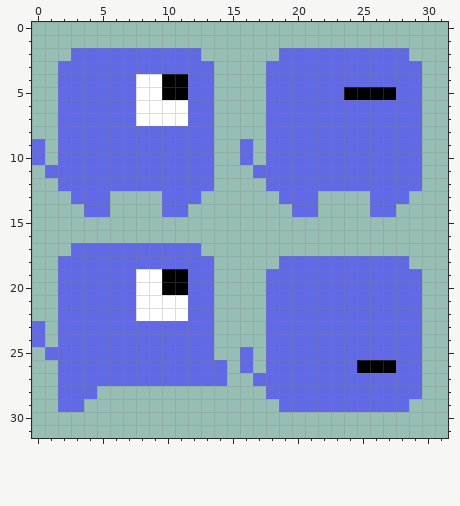
Pixel-art sprite -- Assets/Textures/square.png. That is the earlier state.
The file is 32x32 pixels.
And afterwards:
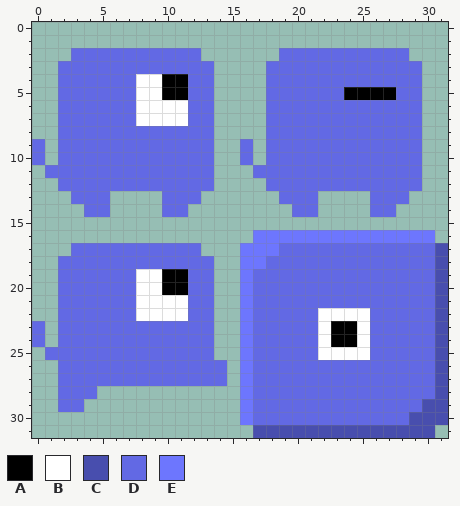
Palette (. is transparent): A #000000  B #ffffff  C #484eae  D #6269e4  E #6d76fe
Author's note on the commit: Edit corpse texture
Edits made:
Colour D becomes colour A in rows 23 to 24 at x 23 to 24.
Colour D becomes colour B in row 22 at x 22 to 25; in rows 23 to 24 at x 22 and 25; in row 25 at x 22 to 25.
The author put colour C in rows 17 to 28 at x 31; in row 29 at x 30 to 31; in row 30 at x 29 to 31; in row 31 at x 17 to 30.
The author put colour D in row 17 at x 19 to 30; in row 18 at x 18 and 29 to 30; in rows 19 to 26 at x 17 and 30; in row 27 at x 30; in row 28 at x 17 and 30; in row 29 at x 17 to 18 and 29.
The author put colour D in row 30 at x 17 to 28.
Colour A becomes colour D in row 26 at x 25 to 27.
The author put colour E in row 16 at x 17 to 30; in row 17 at x 16 to 18; in row 18 at x 16 to 17; in rows 19 to 24 at x 16; in rows 27 to 30 at x 16.
Colour D becomes colour E in rows 25 to 26 at x 16.
